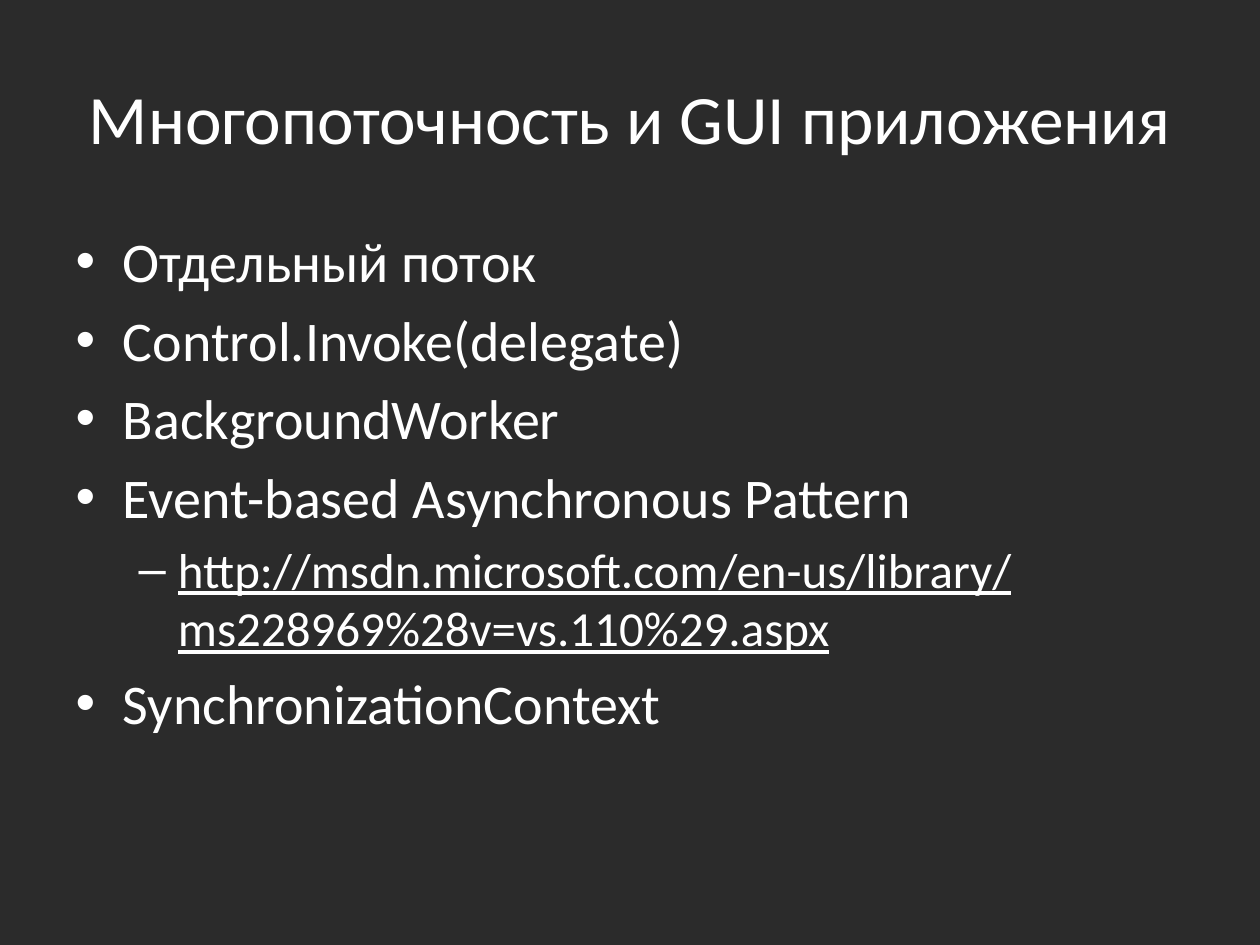
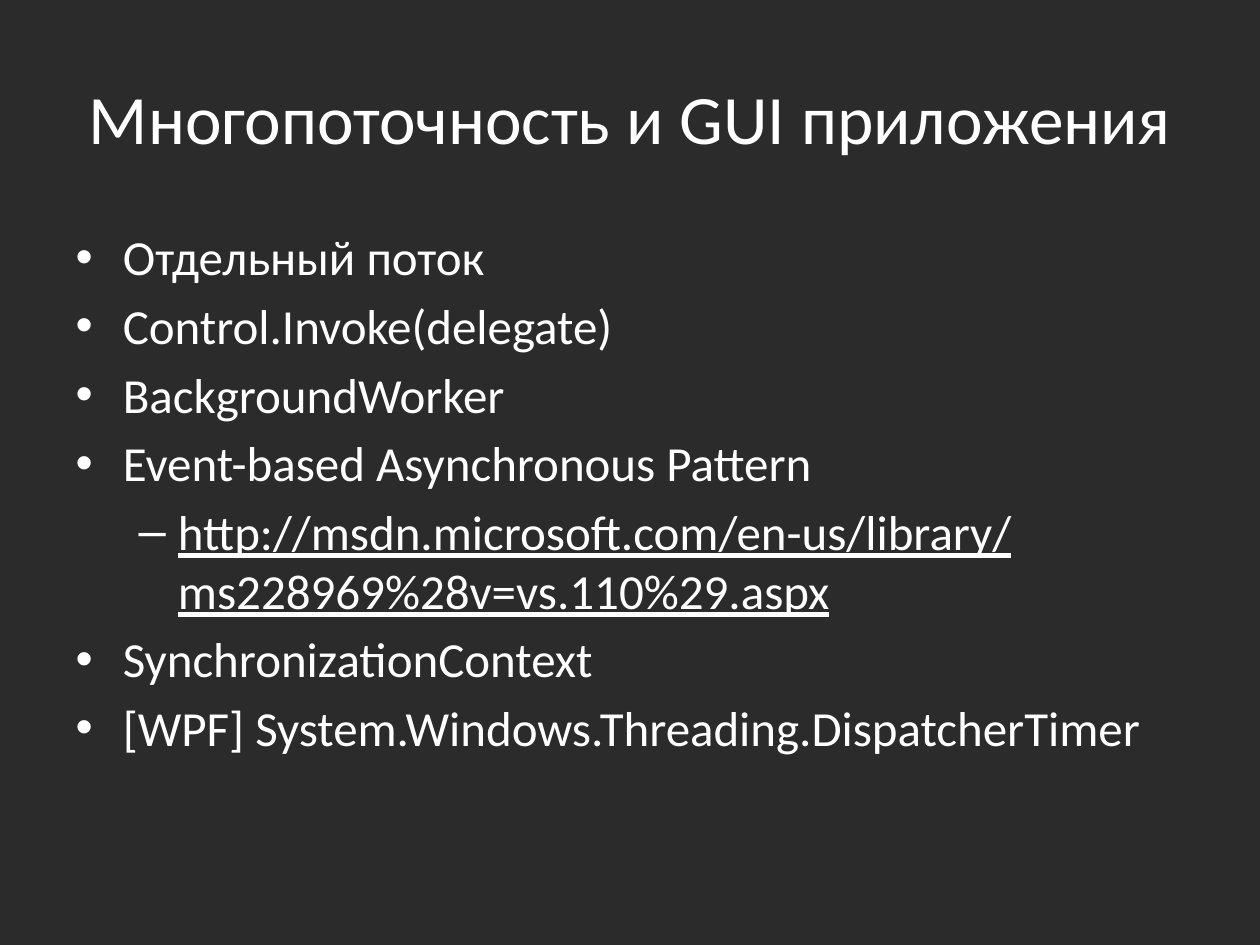
Before and after one commit to bazile/Training, a slide deck: slide 22 of Presentation/lesson-08-multithreading.pptx (slide 21 before the commit). Drawn at 1260x945 pixels with LibreOffice and Linux fonts; fonts in the diff are those of the drawing; background and template pictures are left out; a plain dark background stands for a picture behind light text. Boxes give left, top, right and bottom in pixels: in the first picture for what was removed or moved away, otherwise in the second. Text is boxed around its words. In the diff, an @@ line names an element or a change of style, - is before the commit and + after.

```diff
--- a/Presentation/lesson-08-multithreading.pptx
+++ b/Presentation/lesson-08-multithreading.pptx
@@ text at (123,242,811,685): size 32 to 28 pt in "Отдельный поток", "Control.Invoke(delegate)", "BackgroundWorker", "Event-based Asynchronous Pattern" and 1 more places @@
@@ text at (123,710,1140,755): paragraph added @@
+• [WPF] System.Windows.Threading.DispatcherTimer
```
Also in this commit, not shown: 1 slide added, 1 other file.
